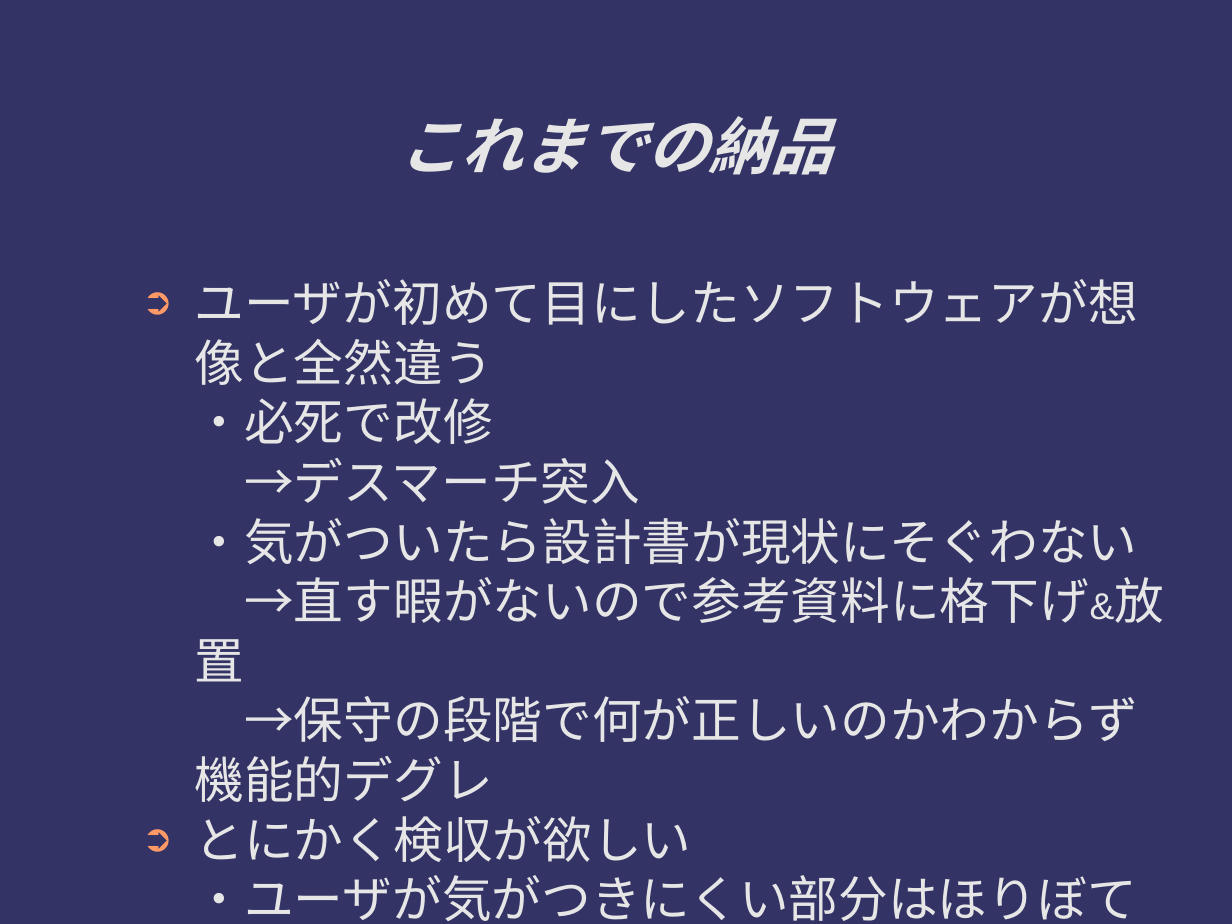
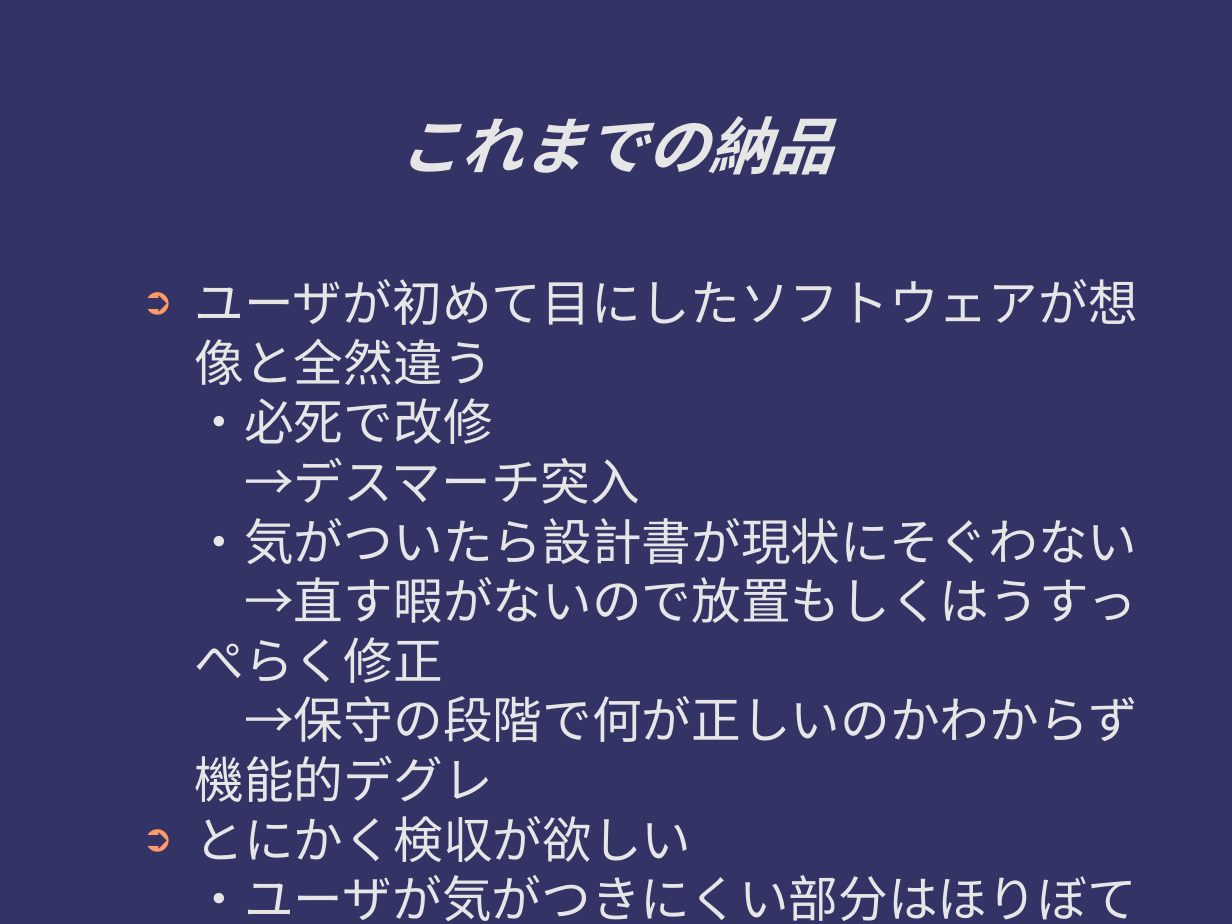
Before and after one commit to ichylinux/daddy, a slide deck: slide 9 of doc/concept.odp (slide 8 before the commit). Drawn at 1232x924 pixels with LibreOffice and Linux fonts; fonts in the diff are those of the drawing. Boxes give left, top, right and bottom in pixels: in the first picture for what was removed or moved away, otherwise in the second. Text is boxed around its words. In the diff, an @@ line names an element or a change of style, - is before the commit and + after.

```diff
--- a/doc/concept.odp
+++ b/doc/concept.odp
@@ text at (x1=195, y1=279, x2=1138, y2=802): text changed @@
-➲ ユーザが初めて目にしたソフトウェアが想像と全然違う
-  ・必死で改修
-  →デスマーチ突入
-  ・気がついたら設計書が現状にそぐわない
-  →直す暇がないので参考資料に格下げ&放置
-  →保守の段階で何が正しいのかわからず機能的デグレ
+➲ ユーザが初めて目にしたソフトウェアが想像と全然違う
+  ・必死で改修
+  →デスマーチ突入
+  ・気がついたら設計書が現状にそぐわない
+  →直す暇がないので放置もしくはうすっぺらく修正
+  →保守の段階で何が正しいのかわからず機能的デグレ
```
Also in this commit, not shown: 9 other slides changed, 1 slide added, 2 other files.
